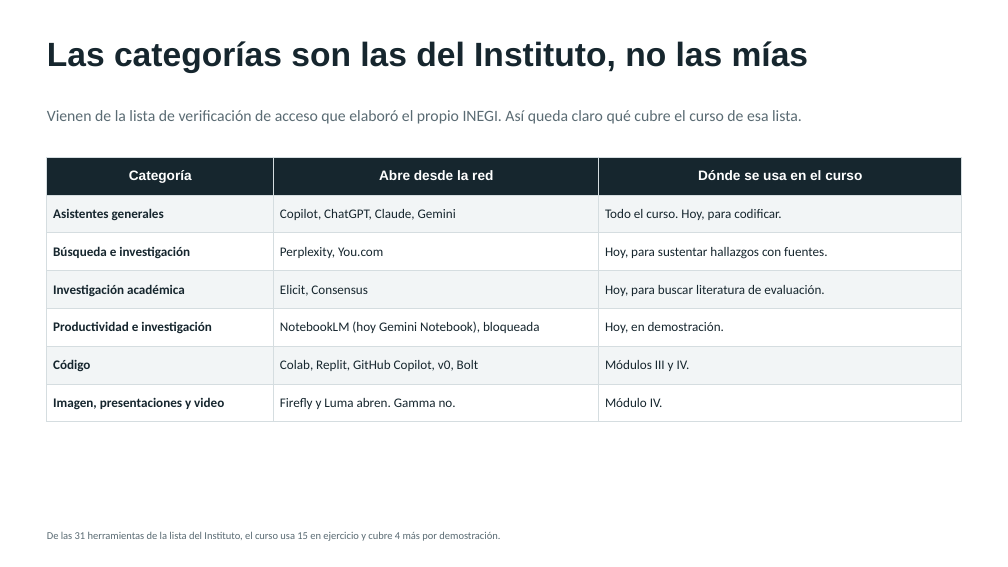
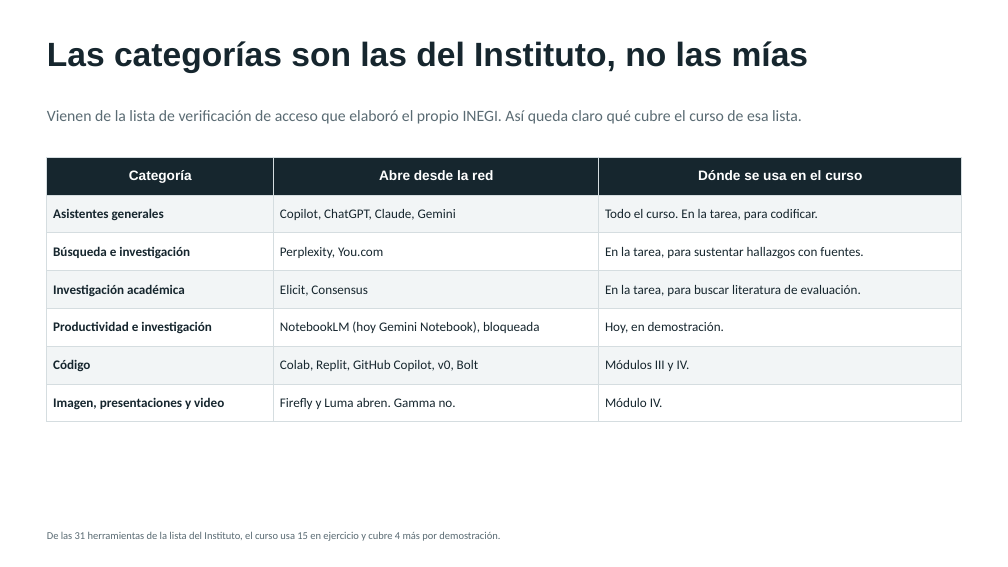
Before and after one commit to marvtrejo/curso-inegi-gen-ai, a slide deck: slide 5 of sesion-05/Sesion_05_Ecosistema_Herramientas.pptx. Drawn at 1008x567 pixels with LibreOffice and Linux fonts; fonts in the diff are those of the drawing. Boxes give left, top, right and bottom in pixels: in the first picture for what was removed or moved away, otherwise in the second. Text is boxed around its words. In the diff, an @@ line names an element or a change of style, - is before the commit and + after.

```diff
--- a/sesion-05/Sesion_05_Ecosistema_Herramientas.pptx
+++ b/sesion-05/Sesion_05_Ecosistema_Herramientas.pptx
@@ table at <box>47,157,962,414</box> @@
-row 2, column 3: Todo el curso. Hoy, para codificar.
+row 2, column 3: Todo el curso. En la tarea, para codificar.
-row 3, column 3: Hoy, para sustentar hallazgos con fuentes.
+row 3, column 3: En la tarea, para sustentar hallazgos con fuentes.
-row 4, column 3: Hoy, para buscar literatura de evaluación.
+row 4, column 3: En la tarea, para buscar literatura de evaluación.
```
Also in this commit, not shown: 11 other slides changed, 9 slides added, 1 slide removed, 3 other files.
